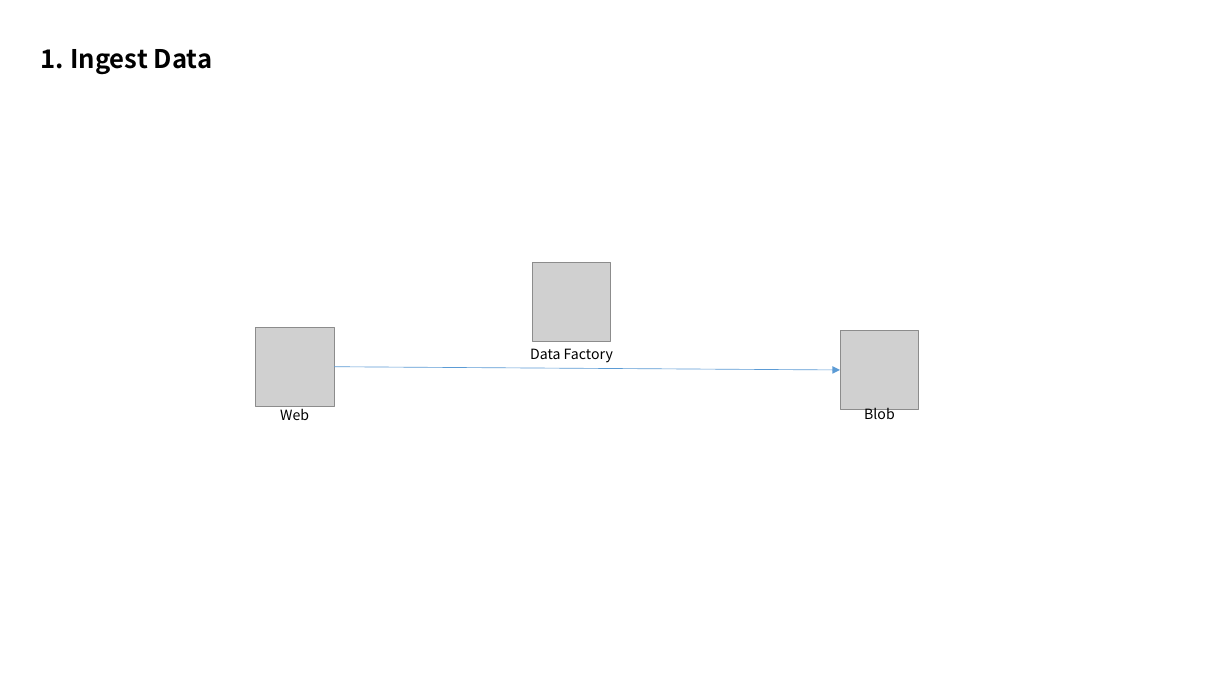
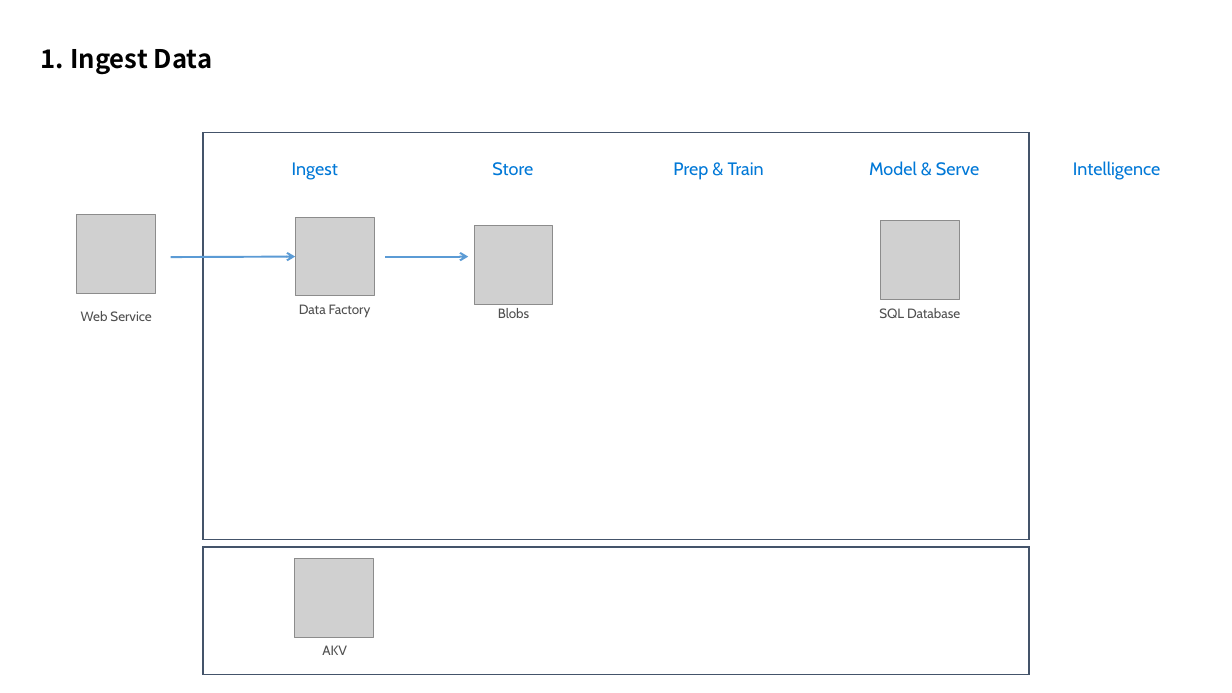
Before and after one commit to xlegend1024/az-cloudscale-adv-analytics, a slide deck: slide 4 of Architecture/az-databricks-hol-arch.pptx (slide 5 before the commit). Drawn at 1232x693 pixels with LibreOffice and Linux fonts; fonts in the diff are those of the drawing; grey boxes stand for pictures. Boxes give left, top, right and bottom in pixels: in the first picture for what was removed or moved away, otherwise in the second. Text is boxed around its words. In the diff, an @@ line names an element or a change of style, - is before the commit and + after.

```diff
--- a/Architecture/az-databricks-hol-arch.pptx
+++ b/Architecture/az-databricks-hol-arch.pptx
@@ rectangle added at (203, 132, 1030, 539), outline #44546A 1 pt @@
@@ text added at (292, 162, 338, 180), 14 pt, text #0078D7 @@
+Ingest
@@ text added at (492, 162, 533, 176), 14 pt, text #0078D7 @@
+Store
@@ text added at (673, 162, 764, 180), 14 pt, text #0078D7 @@
+Prep & Train
@@ text added at (869, 161, 979, 176), 14 pt, text #0078D7 @@
+Model & Serve
@@ text added at (1073, 161, 1160, 180), 14 pt, text #0078D7 @@
+Intelligence
@@ picture: place and size @@
-picture at (255, 327, 334, 406)
+picture at (77, 214, 155, 293)
@@ picture: place and size @@
-picture at (532, 262, 611, 341)
+picture at (295, 217, 373, 296)
@@ picture: place and size @@
-picture at (840, 331, 919, 409)
+picture at (474, 226, 553, 305)
@@ picture added at (881, 221, 959, 299) @@
@@ arrow added from (171, 257) to (295, 257), #5B9BD5 1.5 pt @@
@@ arrow added from (385, 257) to (469, 257), #5B9BD5 1.5 pt @@
@@ text "Data Factory": place and size @@
-text "Data Factory" at (530, 348, 613, 363)
+text "Data Factory" at (299, 304, 371, 317)
@@ text "Data Factory" at (299, 304, 371, 317): size 11 to 10.5 pt, font Noto Sans CJK KR to Cabin, text colour #000000 to #505050; vertical alignment middle to top @@
@@ text "Web Service" at (81, 311, 151, 321): vertical alignment middle to top @@
@@ text at (81, 311, 151, 321): text changed; size 11 to 10.5 pt; font Noto Sans CJK KR to Cabin; text colour #000000 to #505050 @@
-Web
+Web Service
@@ text added at (498, 308, 529, 318), 10.5 pt, text #505050 @@
+Blobs
@@ text added at (879, 308, 960, 318), 10.5 pt, text #505050 @@
+SQL Database
@@ arrow removed from (335, 367) to (840, 370) @@
@@ text removed at (864, 407, 895, 419) @@
-Blob
@@ rectangle added at (203, 547, 1030, 675), outline #44546A 1 pt @@
@@ picture added at (295, 559, 373, 638) @@
@@ text added at (322, 645, 347, 655), 10.5 pt, text #505050 @@
+AKV
```
Also in this commit, not shown: 3 other slides changed, 7 slides added, 14 other files.
